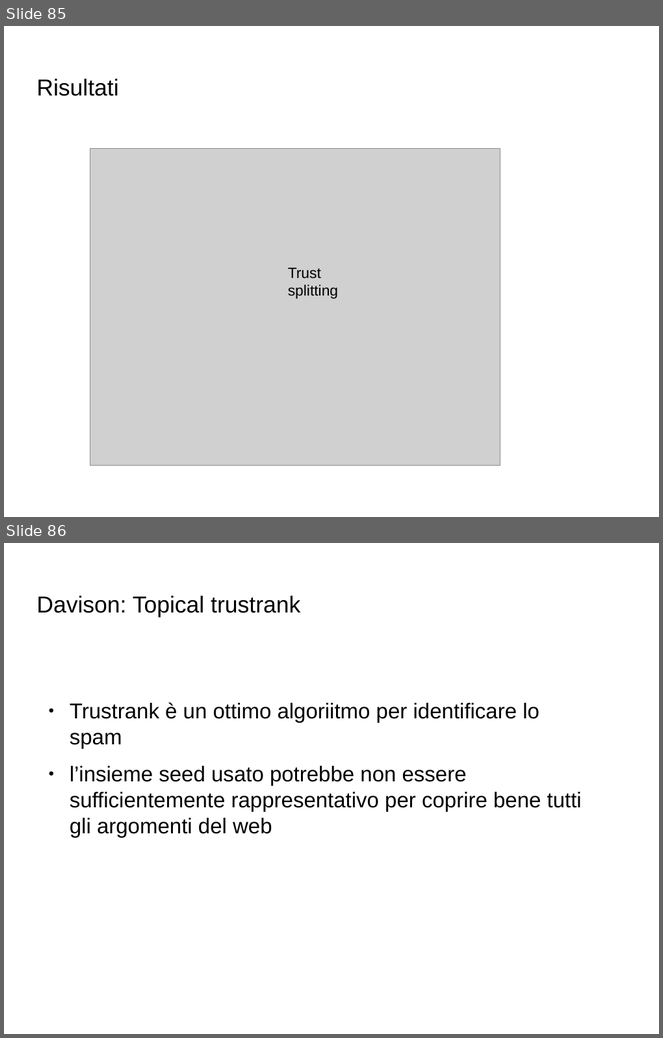
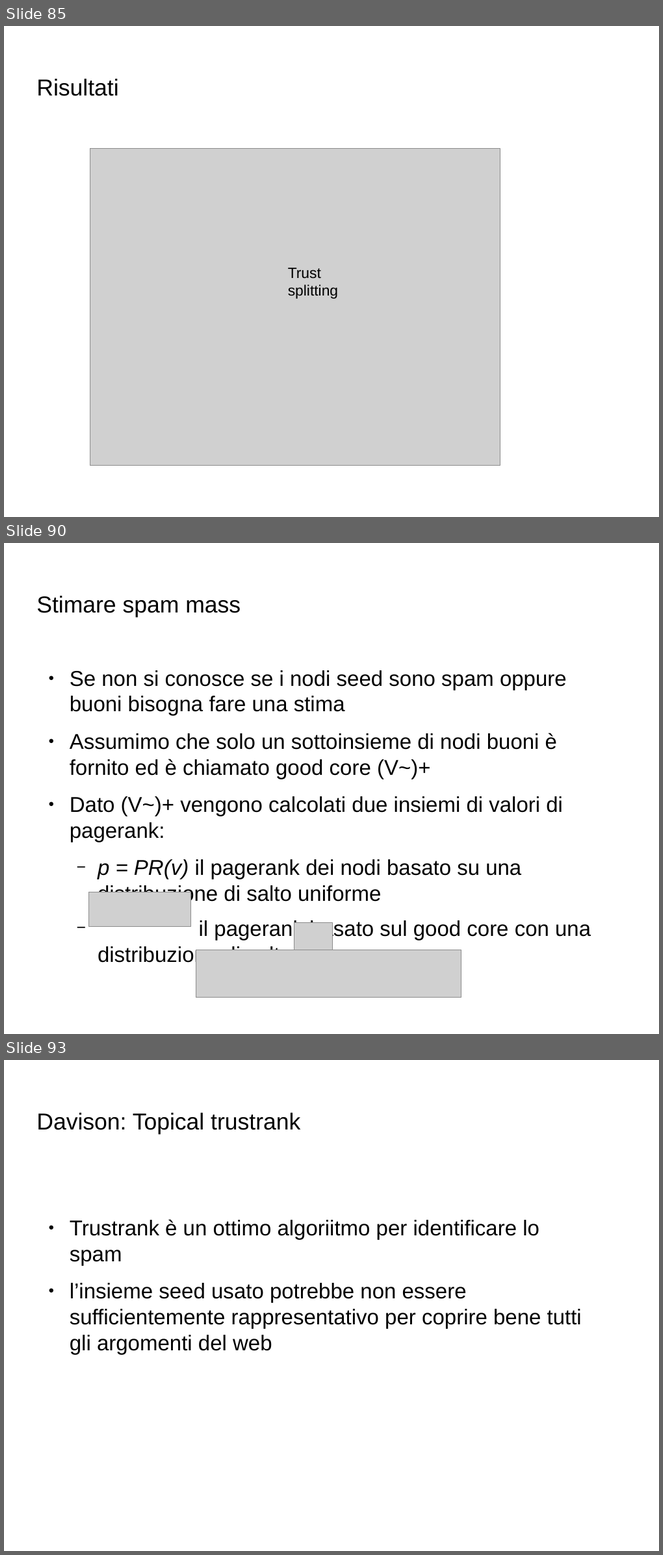
Before and after one commit to Toolanto/presentation, a slide deck: presentazione.odp. Shown one above the other, each under a label of ours: slides 85 and 86 before the commit, slides 85, 90 and 93 after it; the slides between them are not shown. The pictures are 663x1038 and 663x1555 pixels, drawn with LibreOffice and Linux fonts; fonts in the diff are those of the drawing; grey boxes stand for pictures; background and template pictures are left out. Boxes give left, top, right and bottom in pixels: in the first picture for what was removed or moved away, otherwise in the second. Text is boxed around its words. In the diff, an @@ line names an element or a change of style, - is before the commit and + after.

Commit message:
add mass estimation

```diff
--- a/presentazione.odp
+++ b/presentazione.odp
@@ slide 90 added at [4, 543, 659, 1034], background picture (left out) @@
@@ title added at [36, 596, 241, 618], 28 pt, text #000000 @@
+Stimare spam mass
@@ text added at [70, 670, 591, 951], 26 pt, text #000000 @@
+● Se non si conosce se i nodi seed sono spam oppure buoni bisogna fare una stima
+● Assumimo che solo un sottoinsieme di nodi buoni è fornito ed è chiamato good core (V~)+
+● Dato (V~)+ vengono calcolati due insiemi di valori di pagerank:
+  − p = PR(v) il pagerank dei nodi basato su una distribuzione di salto uniforme
+  − il pagerank basato sul good core con una distribuzione di salto
@@ picture added at [89, 892, 191, 927] @@
@@ picture added at [294, 923, 333, 951] @@
@@ picture added at [196, 951, 462, 998] @@
@@ what was slide 86 is now slide 93 @@
```
Also in this commit, not shown: 1 slide changed, 6 other slides added.
